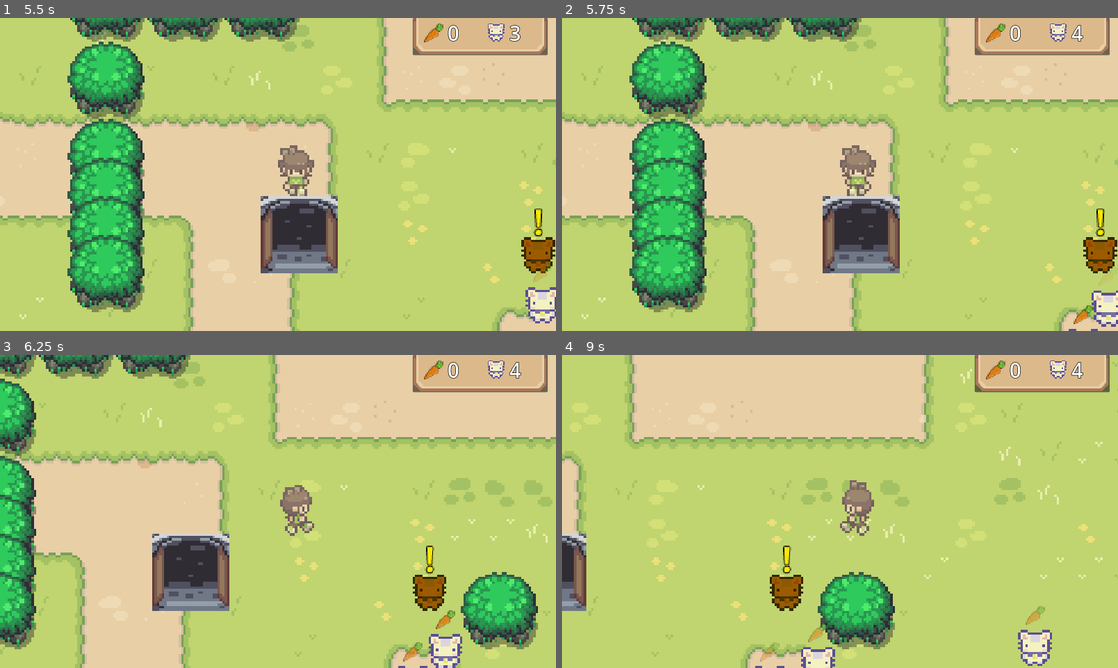
Above: before the commit, frames 1-4 (two rows, left to right).
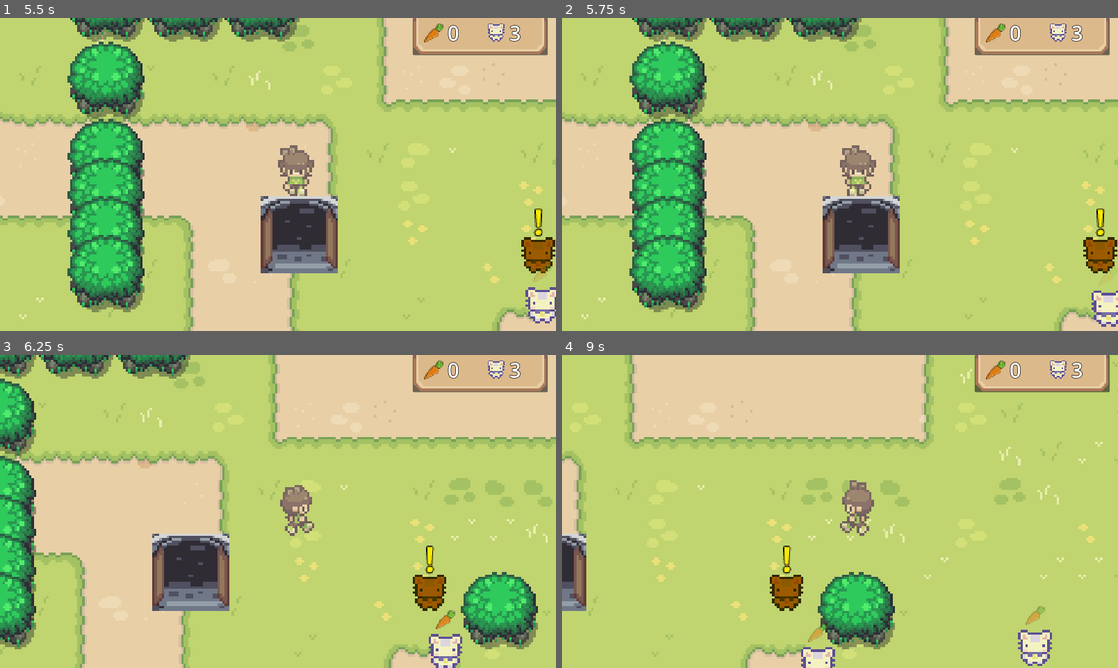
Above: after the commit, the same moments.

Repository: LukeRichardGoddard/GameJam2025
Game: Godot game, scene res://Scenes/GameScene/game_scene.tscn
The game is run twice, just before and just after one commit, with the same random seed, the same clock (stepped at 60 frames per second) and the same inputs. Sound files missing from this copy of the repository are replaced by a short silence.
Inputs:
- Up to frame 1 (5.5 s): tap Enter at 0.5 s; hold D (move_right) 0.53-1.28 s; tap Space (interact) at 0.6, 1.25, 1.35, 2.1, 2.85, 3.6, 4.35, 5.1 s; hold S (move_down) 1.28-2.03 s; hold D (move_right) 2.03-2.78 s; hold W (move_up) 2.78-3.53 s; hold A (move_left) 3.53-5.03 s; hold S (move_down) from 5.03 s (still down)
- Up to frame 2 (5.75 s): keep holding S (move_down)
- Up to frame 3 (6.25 s): release S (move_down) at 5.78 s; hold D (move_right) from 5.78 s (still down); tap Space (interact) at 5.85 s
- Up to frame 4 (9 s): release D (move_right) at 6.53 s; hold W (move_up) 6.53-7.28 s; tap Space (interact) every 0.75 s from 6.6 to 8.85 s; hold D (move_right) 7.28-8.03 s; hold S (move_down) 8.03-8.78 s; hold A (move_left) from 8.78 s (still down)

Frame 1 is identical in both runs. In frame 2, 0.2% of the frame differs, in the area x 91-97%, y 2-100%; in frame 3, 0.2%; in frame 4, 0.2%.

Commit message:
refactoring

Diff:
--- a/Scenes/GameScene/game_scene.gd
+++ b/Scenes/GameScene/game_scene.gd
@@ -11,7 +11,7 @@
 		for i in STARTING_BUNNIES:
 			new_bunny()
 		SceneManager.start_game = false
-	$NewBunnyTimer.wait_time = 5.0
+	$NewBunnyTimer.wait_time = randf() * 30 + 5.0
 	$NewBunnyTimer.start()
 	if SceneManager.music_on:
 		SceneManager.outdoor_music.play()
--- a/Scenes/Plot/plot.gd
+++ b/Scenes/Plot/plot.gd
@@ -4,7 +4,7 @@
 var carrot_ready: bool = false
 var time: float = 0.0
 @onready var grow_timer = get_node("GrowTimer")
-@export var spawn_position: Vector2
+var spawn_position: Vector2
 
 func _ready() -> void:
 	start_growing()
@@ -26,8 +26,8 @@
 	start_growing()
 
 func start_growing():
-	$GrowTimer.wait_time = randf() * 50.0
-	$GrowTimer.start()
+	grow_timer.wait_time = randf() * 50.0
+	grow_timer.start()
 
 func _on_grow_timer_timeout() -> void:
 	carrot_ready = true
